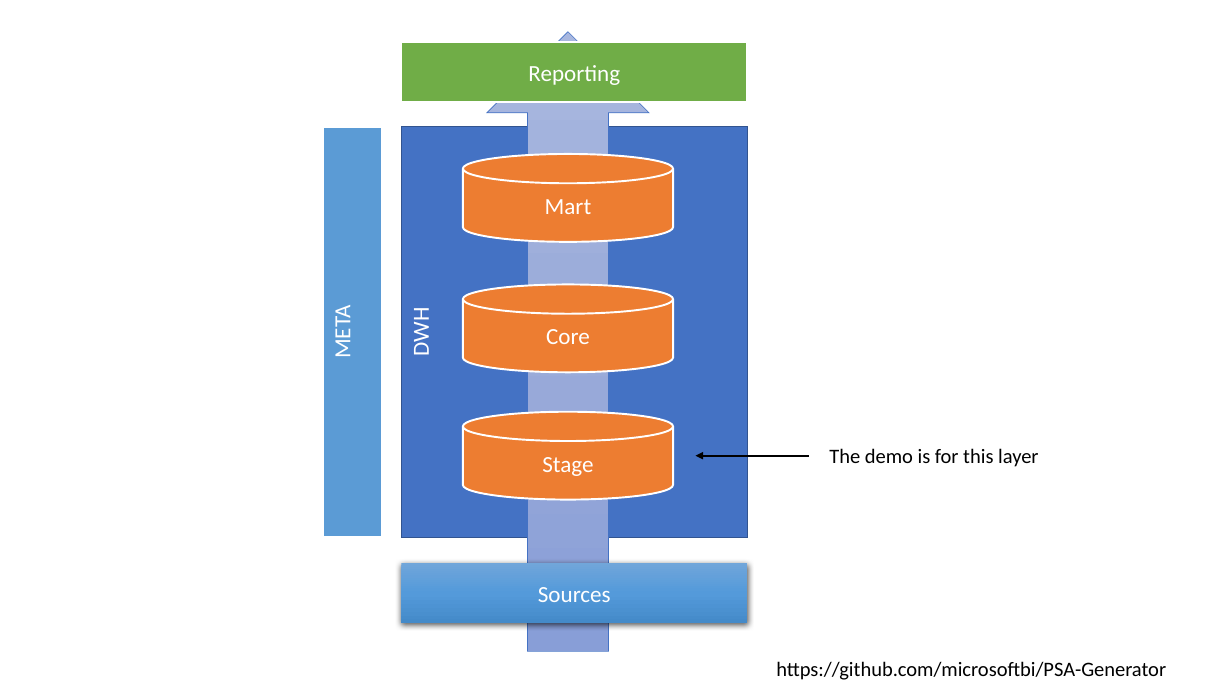
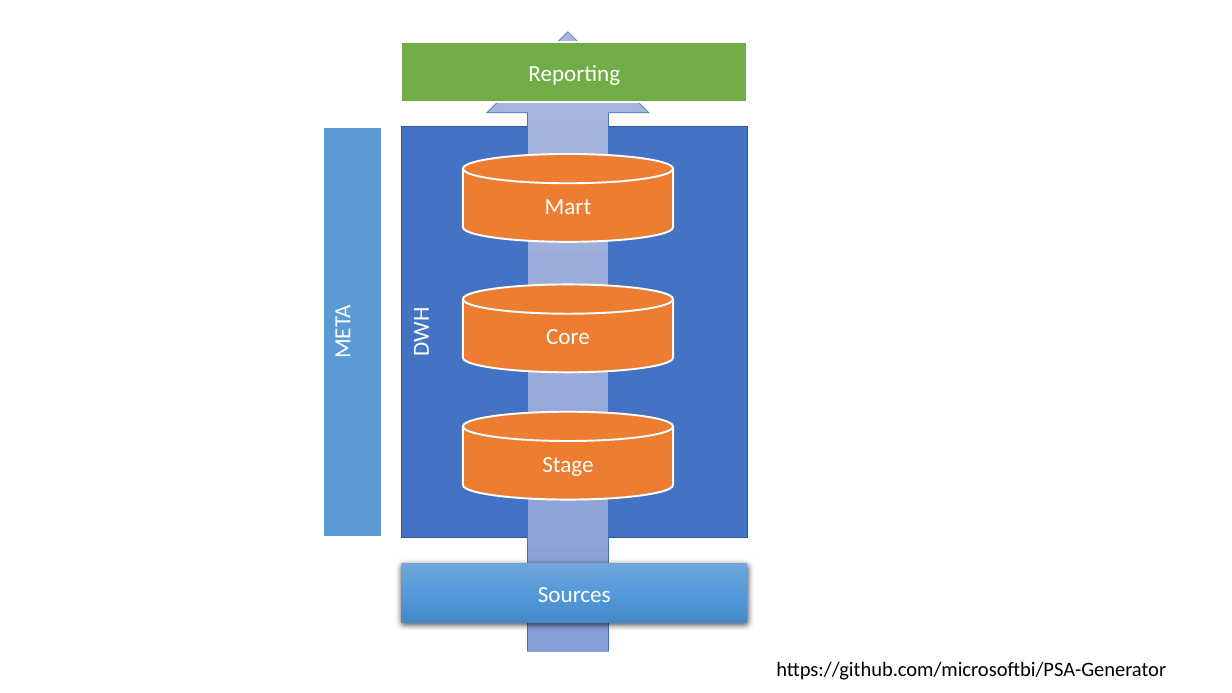
Before and after one commit to microsoftbi/DWH-Generator, a slide deck: slide 1 of DOCS/Intro.pptx. Drawn at 1232x693 pixels with LibreOffice and Linux fonts; fonts in the diff are those of the drawing. Boxes give left, top, right and bottom in pixels: in the first picture for what was removed or moved away, otherwise in the second. Text is boxed around its words. In the diff, an @@ line names an element or a change of style, - is before the commit and + after.

```diff
--- a/DOCS/Intro.pptx
+++ b/DOCS/Intro.pptx
@@ text removed at box(829, 448, 1038, 467) @@
-The demo is for this layer
@@ arrow removed from (809, 456) to (696, 456) @@
```
Also in this commit, not shown: 1 other slide changed, 5 slides added, 18 other files.
